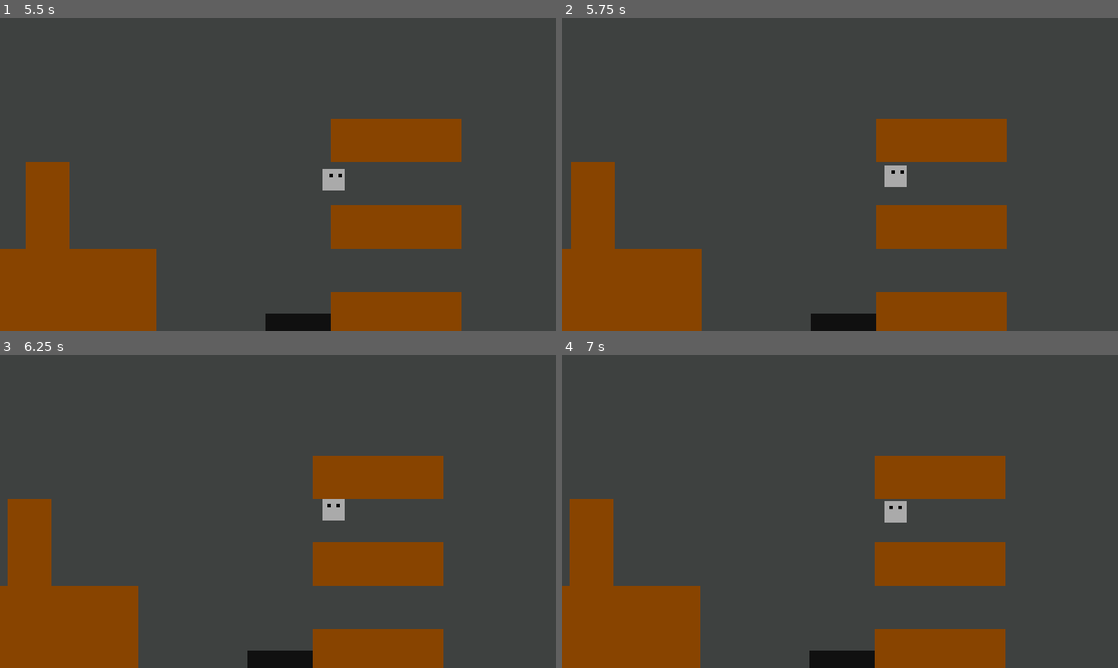
Above: before the commit, frames 1-4 (two rows, left to right).
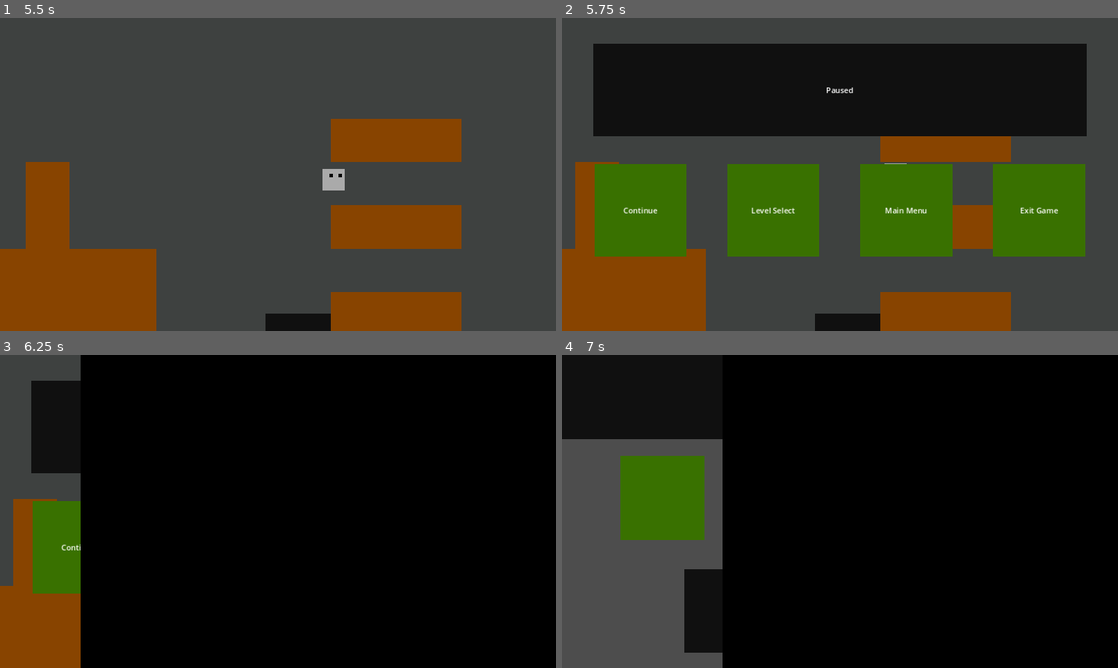
Above: after the commit, the same moments.

Repository: OfficialThomas/Bouncy-Bear-Game
Game: Godot game, scene res://Scenes/StartupMenu.tscn
Two runs of this game, one before a commit and one after it. Both use one fixed random seed, a clock stepped at 60 frames per second and the inputs below.
Inputs (mouse positions are in pixels of both pictures, inside the frame that each line leads up to):
- Up to frame 1 (5.5 s): click "[center]Start Game[/center]" at 0.5 s; click (278, 161) at 1.25 s; hold Right (right) 2.03-3.53 s; hold Left (left) 3.53-4.28 s; hold Right (right) from 4.28 s (still down)
- Up to frame 2 (5.75 s): keep holding Right (right); tap Escape (Pause, bound only after the commit) at 5.65 s
- Up to frame 3 (6.25 s): release Right (right) at 5.75 s; click (211, 545) at 5.75 s, where only the run after the commit has a clickable "[center]Level Select[/center]"
- Up to frame 4 (7 s): click (1017, 498) at 6.52 s

Frame 1 is identical in both runs. In frame 2, 47% of the frame differs, in the area x 1-95%, y 8-100%; in frame 3, 90%; in frame 4, 92%, in the area x 0-100%, y 0-100%.

Commit message:
Pause menu and full UI loop

Diff:
--- a/Project/Assets/Scripts/UI/LevelSelect.gd
+++ b/Project/Assets/Scripts/UI/LevelSelect.gd
@@ -39,8 +39,8 @@
 func _on_next_pressed():
 #	print("Transitioning to: " + next_scene)
 	if (next_scene == ""):
-#		print("Scene name empty. Transitioning to credits.")
-		pass #TODO: ADD credits scene
+#		print("Scene name empty. Transitioning to main menu.")
+		transition.transition_to("res://Scenes/StartupMenu.tscn")
 	else:
 		transition.transition_to(next_scene)
 
--- /dev/null
+++ b/Project/Assets/Scripts/UI/PauseMenu.gd
@@ -0,0 +1,67 @@
+extends Control
+
+#	Works Cited:
+#	https://docs.godotengine.org/en/stable/tutorials/scripting/pausing_games.html#pause-menu-example
+
+
+# Transition animation object
+@onready var transition = get_node("../../UI/SceneTransitionRect")
+
+# Grabs the base nodes of the scene
+@onready var gameplay = get_node("../../Gameplay")
+@onready var ui = get_node("../../UI")
+
+# Universal scene change (5 button layout)
+@export_file("*.tscn") var level_select : String
+@export_file("*.tscn") var main_menu : String
+#@export_file("*.tscn") var level_1_scene : String
+#@export_file("*.tscn") var level_2_scene : String
+#@export_file("*.tscn") var level_3_scene : String
+
+
+# Called when the node enters the scene tree for the first time.
+func _ready():
+	gameplay.process_mode = Node.PROCESS_MODE_PAUSABLE
+	ui.process_mode = Node.PROCESS_MODE_ALWAYS
+	position.y = -2000
+
+
+# Called every frame. 'delta' is the elapsed time since the previous frame.
+func _process(_delta):
+	if Input.is_action_just_pressed("Pause"):
+		pauseMenu()
+
+
+func pauseMenu():
+	if position.y == -2000:
+		get_tree().paused = true
+		position.y = 0
+	else:
+		position.y = -2000
+		get_tree().paused = false
+
+
+func _on_continue_pressed():
+	pauseMenu()
+
+
+func _on_level_select_pressed():
+#	print("Transitioning to: " + next_scene)
+	if (level_select == ""):
+#		print("Scene name empty. Transitioning to main menu.")
+		transition.transition_to("res://Scenes/StartupMenu.tscn")
+	else:
+		transition.transition_to(level_select)
+
+
+func _on_main_menu_pressed():
+#	print("Transitioning to: " + next_scene)
+	if (main_menu == ""):
+#		print("Scene name empty. Transitioning to main menu.")
+		transition.transition_to("res://Scenes/StartupMenu.tscn")
+	else:
+		transition.transition_to(main_menu)
+
+
+func _on_exit_game_pressed():
+	transition.close_game()
--- a/Project/Assets/Scripts/UI/Transition.gd
+++ b/Project/Assets/Scripts/UI/Transition.gd
@@ -16,6 +16,7 @@
 
 
 # Just in case I use this
+# Grabs the base node of the scene (2d node or control node)
 @onready var root = get_node("../../")
 
 
@@ -23,6 +24,7 @@
 func _ready():
 	# Plays the animation backward to fade in
 #	print(root.name) # Here for if I want to make the animation not play on a scene
+	get_tree().paused = false
 	_anim_player.play("SlideLeft")
 
 
--- /dev/null
+++ b/Project/Assets/User-Interface/PauseMenu.tscn
@@ -0,0 +1,167 @@
+[gd_scene load_steps=4 format=3 uid="uid://dgqa0o46e6ke0"]
+
+[ext_resource type="Texture2D" uid="uid://3nidym386d2c" path="res://Assets/Art/Props/test/test_object3.png" id="1_7ki0s"]
+[ext_resource type="Texture2D" uid="uid://nw51dsnvsjh7" path="res://Assets/Art/Props/test/test_object6.png" id="1_8q7h4"]
+[ext_resource type="Script" path="res://Assets/Scripts/UI/PauseMenu.gd" id="1_blvm1"]
+
+[node name="PauseMenu" type="Control"]
+layout_mode = 3
+anchors_preset = 15
+anchor_right = 1.0
+anchor_bottom = 1.0
+grow_horizontal = 2
+grow_vertical = 2
+script = ExtResource("1_blvm1")
+
+[node name="System" type="VBoxContainer" parent="."]
+layout_mode = 1
+anchors_preset = 15
+anchor_right = 1.0
+anchor_bottom = 1.0
+grow_horizontal = 2
+grow_vertical = 2
+alignment = 1
+metadata/_edit_use_anchors_ = true
+
+[node name="MarginContainer" type="MarginContainer" parent="System"]
+custom_minimum_size = Vector2(0, 50)
+layout_mode = 2
+
+[node name="PauseLogo" type="HBoxContainer" parent="System"]
+layout_mode = 2
+size_flags_vertical = 3
+theme_override_constants/separation = 65
+
+[node name="MarginContainer" type="MarginContainer" parent="System/PauseLogo"]
+layout_mode = 2
+
+[node name="NinePatchRect" type="NinePatchRect" parent="System/PauseLogo"]
+layout_mode = 2
+size_flags_horizontal = 3
+size_flags_vertical = 3
+texture = ExtResource("1_8q7h4")
+
+[node name="Paused" type="RichTextLabel" parent="System/PauseLogo/NinePatchRect"]
+layout_mode = 1
+anchors_preset = 14
+anchor_top = 0.5
+anchor_right = 1.0
+anchor_bottom = 0.5
+offset_top = -11.5
+offset_bottom = 11.5
+grow_horizontal = 2
+grow_vertical = 2
+size_flags_vertical = 4
+bbcode_enabled = true
+text = "[center]Paused[/center]"
+fit_content = true
+
+[node name="MarginContainer2" type="MarginContainer" parent="System/PauseLogo"]
+layout_mode = 2
+
+[node name="MarginContainer2" type="MarginContainer" parent="System"]
+custom_minimum_size = Vector2(0, 50)
+layout_mode = 2
+
+[node name="Buttons" type="HBoxContainer" parent="System"]
+layout_mode = 2
+size_flags_vertical = 3
+theme_override_constants/separation = 50
+alignment = 1
+
+[node name="MarginContainer" type="MarginContainer" parent="System/Buttons"]
+layout_mode = 2
+
+[node name="Continue" type="TextureButton" parent="System/Buttons"]
+layout_mode = 2
+size_flags_horizontal = 3
+texture_normal = ExtResource("1_7ki0s")
+stretch_mode = 5
+
+[node name="RichTextLabel" type="RichTextLabel" parent="System/Buttons/Continue"]
+layout_mode = 1
+anchors_preset = 14
+anchor_top = 0.5
+anchor_right = 1.0
+anchor_bottom = 0.5
+grow_horizontal = 2
+grow_vertical = 2
+mouse_filter = 1
+bbcode_enabled = true
+text = "[center]Continue[/center]"
+fit_content = true
+
+[node name="LevelSelect" type="TextureButton" parent="System/Buttons"]
+layout_mode = 2
+size_flags_horizontal = 3
+texture_normal = ExtResource("1_7ki0s")
+stretch_mode = 5
+
+[node name="RichTextLabel" type="RichTextLabel" parent="System/Buttons/LevelSelect"]
+layout_mode = 1
+anchors_preset = 14
+anchor_top = 0.5
+anchor_right = 1.0
+anchor_bottom = 0.5
+offset_top = -11.5
+offset_bottom = 11.5
+grow_horizontal = 2
+grow_vertical = 2
+mouse_filter = 1
+bbcode_enabled = true
+text = "[center]Level Select[/center]"
+fit_content = true
+
+[node name="MainMenu" type="TextureButton" parent="System/Buttons"]
+layout_mode = 2
+size_flags_horizontal = 3
+texture_normal = ExtResource("1_7ki0s")
+stretch_mode = 5
+
+[node name="RichTextLabel" type="RichTextLabel" parent="System/Buttons/MainMenu"]
+layout_mode = 1
+anchors_preset = 14
+anchor_top = 0.5
+anchor_right = 1.0
+anchor_bottom = 0.5
+offset_top = -11.5
+offset_bottom = 11.5
+grow_horizontal = 2
+grow_vertical = 2
+mouse_filter = 1
+bbcode_enabled = true
+text = "[center]Main Menu[/center]"
+fit_content = true
+
+[node name="ExitGame" type="TextureButton" parent="System/Buttons"]
+layout_mode = 2
+size_flags_horizontal = 3
+texture_normal = ExtResource("1_7ki0s")
+stretch_mode = 5
+
+[node name="RichTextLabel" type="RichTextLabel" parent="System/Buttons/ExitGame"]
+layout_mode = 1
+anchors_preset = 14
+anchor_top = 0.5
+anchor_right = 1.0
+anchor_bottom = 0.5
+offset_top = -11.5
+offset_bottom = 11.5
+grow_horizontal = 2
+grow_vertical = 2
+mouse_filter = 1
+bbcode_enabled = true
+text = "[center]Exit Game[/center]"
+fit_content = true
+
+[node name="MarginContainer2" type="MarginContainer" parent="System/Buttons"]
+layout_mode = 2
+
+[node name="MarginContainer3" type="MarginContainer" parent="System"]
+custom_minimum_size = Vector2(0, 150)
+layout_mode = 2
+
+[connection signal="pressed" from="System/Buttons/Continue" to="." method="_on_continue_pressed"]
+[connection signal="pressed" from="System/Buttons/LevelSelect" to="." method="_on_level_select_pressed"]
+[connection signal="pressed" from="System/Buttons/MainMenu" to="." method="_on_main_menu_pressed"]
+[connection signal="pressed" from="System/Buttons/ExitGame" to="." method="_on_exit_game_pressed"]
--- a/Project/Scenes/TestScene1.tscn
+++ b/Project/Scenes/TestScene1.tscn
@@ -7,6 +7,7 @@
 [ext_resource type="PackedScene" uid="uid://fky6pwsaeu0y" path="res://Assets/Game-Objects/Gameplay/Spring.tscn" id="3_npsx1"]
 [ext_resource type="PackedScene" uid="uid://lebttegc47q0" path="res://Assets/Game-Objects/Gameplay/MainCamera.tscn" id="4_fy35b"]
 [ext_resource type="PackedScene" uid="uid://eopnjeralfpo" path="res://Assets/User-Interface/Transition.tscn" id="7_0n8xb"]
+[ext_resource type="PackedScene" uid="uid://dgqa0o46e6ke0" path="res://Assets/User-Interface/PauseMenu.tscn" id="7_jpn83"]
 
 [sub_resource type="TileSetAtlasSource" id="TileSetAtlasSource_i1ojs"]
 texture = ExtResource("1_v1c31")
@@ -60,7 +61,9 @@
 
 [node name="TestScene1" type="Node2D"]
 
-[node name="TileMap" type="TileMap" parent="."]
+[node name="Gameplay" type="Node2D" parent="."]
+
+[node name="TileMap" type="TileMap" parent="Gameplay"]
 scale = Vector2(1.00798, 1)
 tile_set = SubResource("TileSet_lhlpv")
 cell_quadrant_size = 128
@@ -76,10 +79,10 @@
 layer_1/z_index = -1
 layer_1/tile_data = PackedInt32Array(0, 131072, 196609, 65536, 131072, 196609, 131072, 131072, 196609, 196608, 131072,  …(44781 unchanged characters)…
 
-[node name="Player" parent="." instance=ExtResource("2_c7e15")]
+[node name="Player" parent="Gameplay" instance=ExtResource("2_c7e15")]
 position = Vector2(4370, 2499)
 
-[node name="MainCamera" parent="Player" node_paths=PackedStringArray("tilemap") instance=ExtResource("4_fy35b")]
+[node name="MainCamera" parent="Gameplay/Player" node_paths=PackedStringArray("tilemap") instance=ExtResource("4_fy35b")]
 limit_left = 0
 limit_top = 0
 drag_top_margin = 0.8
@@ -87,4 +90,17 @@
 
 [node name="UI" type="CanvasLayer" parent="."]
 
+[node name="PauseMenu" parent="UI" instance=ExtResource("7_jpn83")]
+level_select = "res://Scenes/Area1Scene.tscn"
+metadata/_edit_use_anchors_ = true
+
 [node name="SceneTransitionRect" parent="UI" instance=ExtResource("7_0n8xb")]
+
+[connection signal="body_entered" from="Gameplay/TileMap/Checkpoint" to="Gameplay/TileMap/Checkpoint" method="_on_body_entered" flags=18]
+[connection signal="body_entered" from="Gameplay/TileMap/Spike" to="Gameplay/TileMap/Spike" method="_on_body_entered" flags=18]
+[connection signal="body_entered" from="Gameplay/TileMap/@Spike@228413" to="Gameplay/TileMap/@Spike@228413" method="_on_body_entered" flags=18]
+[connection signal="body_entered" from="Gameplay/TileMap/@Spike@228414" to="Gameplay/TileMap/@Spike@228414" method="_on_body_entered" flags=18]
+[connection signal="body_entered" from="Gameplay/TileMap/@Checkpoint@228415" to="Gameplay/TileMap/@Checkpoint@228415" method="_on_body_entered" flags=18]
+[connection signal="body_entered" from="Gameplay/TileMap/Spring" to="Gameplay/TileMap/Spring" method="_on_body_entered" flags=18]
+[connection signal="body_entered" from="Gameplay/TileMap/@Spring@228416" to="Gameplay/TileMap/@Spring@228416" method="_on_body_entered" flags=18]
+[connection signal="body_entered" from="Gameplay/TileMap/@Spring@228417" to="Gameplay/TileMap/@Spring@228417" method="_on_body_entered" flags=18]
--- a/Project/project.godot
+++ b/Project/project.godot
@@ -31,6 +31,11 @@
 "events": [Object(InputEventKey,"resource_local_to_scene":false,"resource_name":"","device":0,"window_id":0,"alt_presse …(181 unchanged characters)…
 ]
 }
+Pause={
+"deadzone": 0.5,
+"events": [Object(InputEventKey,"resource_local_to_scene":false,"resource_name":"","device":0,"window_id":0,"alt_pressed":false,"shift_pressed":false,"ctrl_pressed":false,"meta_pressed":false,"pressed":false,"keycode":0,"physical_keycode":4194305,"key_label":0,"unicode":0,"echo":false,"script":null)
+]
+}
 
 [rendering]
 
Not shown: 1 places in Project/Scenes/TestScene1.tscn that only renumber resources
